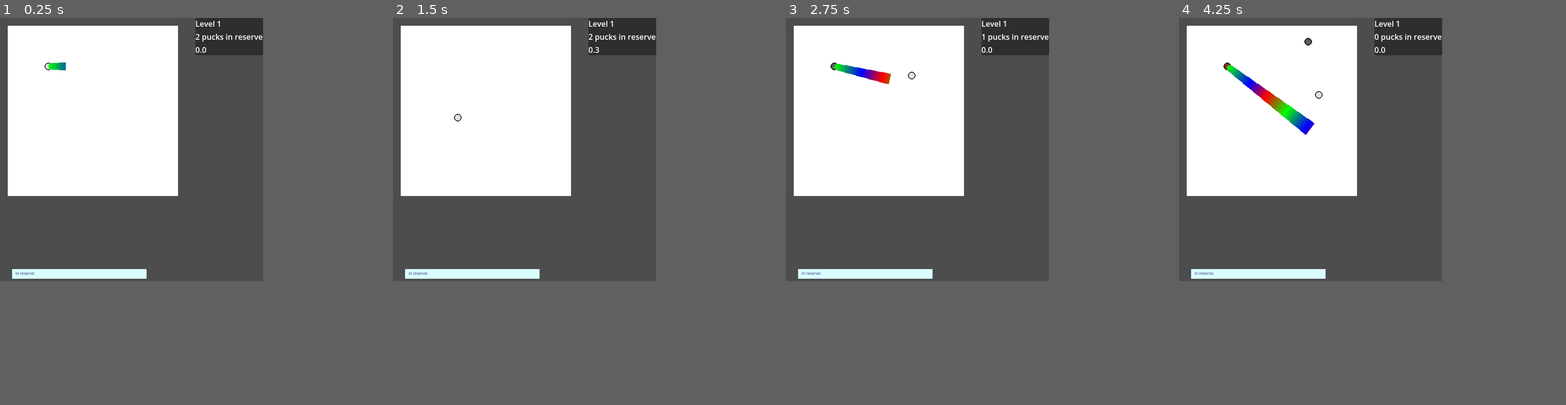
Above: before the commit, frames 1-4 (left to right).
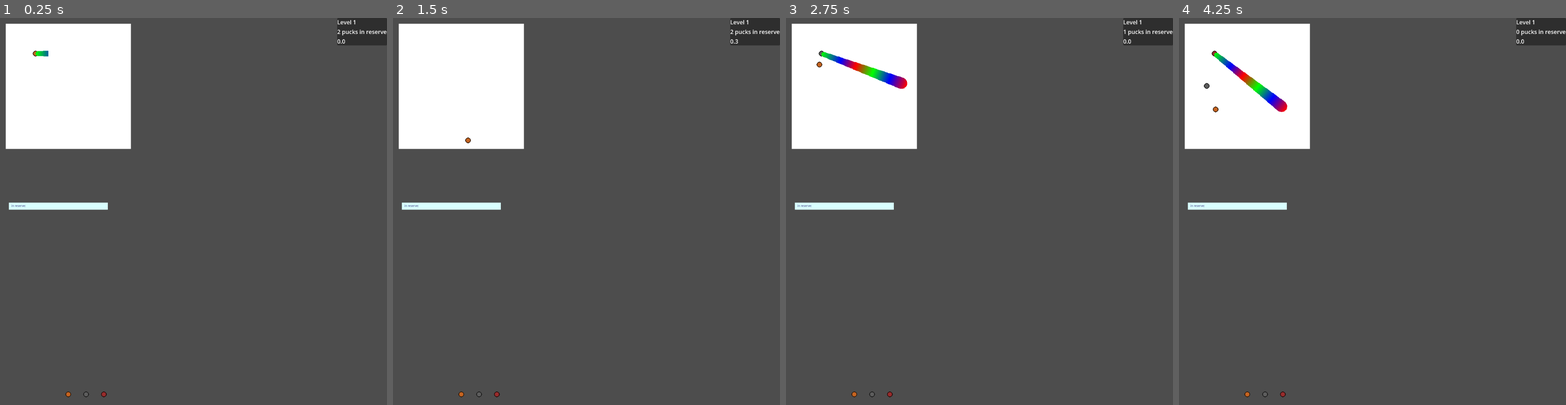
Above: after the commit, the same moments.

Repository: autumn-heights/levelherup-jam-2026
Game: Godot game, scene res://scenes/world.tscn
Two runs of this game, one before a commit and one after it. Both use one fixed random seed, a clock stepped at 60 frames per second and the inputs below.
Inputs (mouse positions are in pixels of both pictures, inside the frame that each line leads up to):
- Up to frame 1 (0.25 s): no input
- Up to frame 2 (1.5 s): tap Enter at 0.5 s; move the mouse to (582, 137) at 0.52 s; press the mouse at (582, 137) at 0.53 s; tap Space at 1.25 s; move the mouse to (470, 161) at 1.27 s; release the mouse at (470, 161) at 1.28 s; click (470, 161) at 1.35 s
- Up to frame 3 (2.75 s): move the mouse to (944, 91) at 2.02 s; press the mouse at (944, 91) at 2.03 s
- Up to frame 4 (4.25 s): move the mouse to (1298, 203) at 2.77 s; release the mouse at (1298, 203) at 2.78 s; click (1298, 203) at 2.85 s; move the mouse to (1387, 188) at 3.52 s; press the mouse at (1387, 188) at 3.53 s
In our replay, the window is 544x544 before the commit and 800x800 after it. These sizes can differ from the game's own. Grey fills any space a smaller window leaves; there, only what the larger window draws over its background counts as a difference.

The runs differ from the first frame. In frame 1, 14% of the frame differs, in the area x 1-100%, y 0-98%; in frame 2, 14%; in frame 3, 14%; in frame 4, 14%.

Commit message:
wip

Diff:
--- a/fill-bucket-golf/World/level_grid.gd
+++ b/fill-bucket-golf/World/level_grid.gd
@@ -16,7 +16,7 @@
 
 func _ready() -> void:
 	ResetWorld()
-	#construct_scene("res://ART/Beanz2.png")
+	#construct_scene("res://ART/cat.png")
 	#debugRegions()
 
 # public function:
--- a/fill-bucket-golf/project.godot
+++ b/fill-bucket-golf/project.godot
@@ -17,8 +17,8 @@
 
 [display]
 
-window/size/viewport_width=544
-window/size/viewport_height=544
+window/size/viewport_width=1088
+window/size/viewport_height=1088
 window/stretch/mode="canvas_items"
 window/stretch/aspect="expand"
 window/stretch/scale_mode="integer"
--- a/fill-bucket-golf/scenes/world.gd
+++ b/fill-bucket-golf/scenes/world.gd
@@ -4,9 +4,15 @@
 
 const PUCK_INVENTORY_BY_LEVEL = [
 	#level 1:
-	[Vector2i(0,1), Vector2i(0,2), Vector2i(0,3) ],
+	[Vector2i(0,7), Vector2i(0,2), Vector2i(0,3) ],
 	#level 2:
 	[Vector2i(0,4), Vector2i(0,5), Vector2i(0,6) ]
+]
+
+var filenames = [
+	"res://ART/Beanz2.png",
+	"res://ART/cat.png",
+	"res://ART/panda.png",
 ]
 
 var pucks_in_hand = 3;
@@ -118,13 +124,14 @@
 func load_level(level_id):
 	#TODO unload current level if exists
 	#TODO load level with id level_id
-	level_grid.construct_scene("res://ART/Beanz2.png")
+	level_grid.construct_scene(filenames[level_id -1])
 	pucks_in_hand = PUCK_INVENTORY_BY_LEVEL[level_id-1].size();
 	inventory.add_display_pucks(PUCK_INVENTORY_BY_LEVEL[level_id-1])
 	create_puck();
 
 func wrap_up_level():
 	#TODO ask the level for how well it's coloured in and get a score
+	level_grid.ResetWorld(true)
 	total_score += 10
 	for puck in all_pucks:
 		puck.queue_free()
